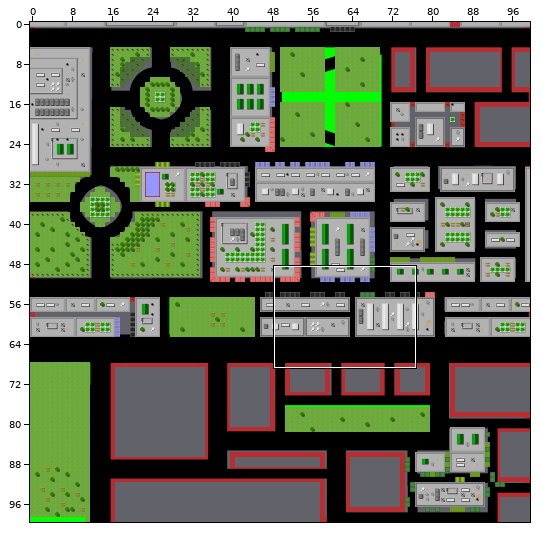
Tiled map: assets/maps/City1.tmx. The first picture is a wide view before the edit; the outline marks the close-up.
Close-up. Before:
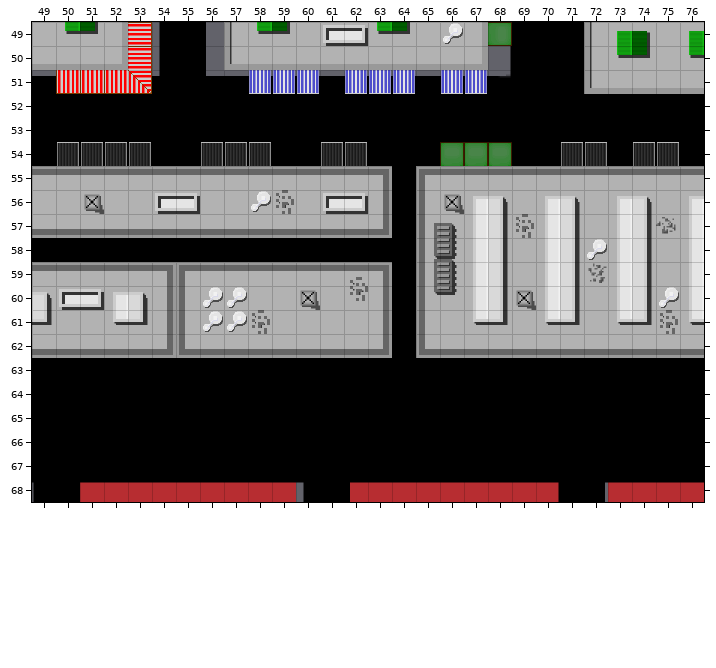
Cells are 32x32 px. Shown: x 49..76, y 49..68. The commit also changed other parts of the map, which this record leaves out. Tiles whose own drawing changed are shown in their newer look in all pictures.
The same view after the edit:
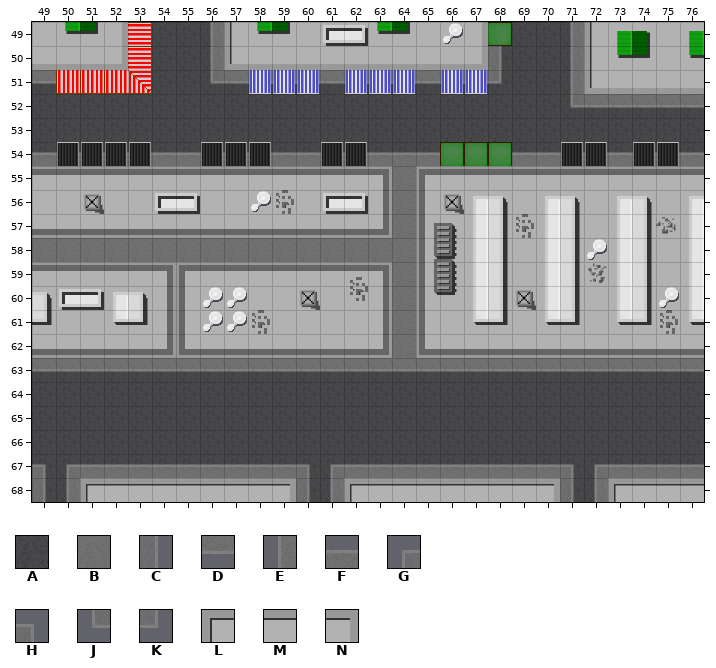
Key: from "Awnings": A 22, B 30, C 38, D 39, E 46, F 47, G 54, H 55, J 62, K 63; from "Building2": L 0, M 1, N 7.
_ is an empty cell.
Tiles of an added or newly shown layer are drawn over the layers below it.
The edit:
Layer "Background":
y 49: x 54..56 ___ -> AAA; x 69..71 ___ -> AAA
y 50: x 54..56 ___ -> AAA; x 68..71 ____ -> AAAA
y 51: x 49 _ -> A; x 54..71 __________________ -> AAAAAAAAAAAAAAAAAA
y 52..53: x 49..76 ____________________________ -> AAAAAAAAAAAAAAAAAAAAAAAAAAAA
y 54: x 49..65 _________________ -> AAAAAAAAAAAAAAAAA; x 69..76 ________ -> AAAAAAAA
y 63..67: x 49..76 ____________________________ -> AAAAAAAAAAAAAAAAAAAAAAAAAAAA
y 68: x 49..50 __ -> AA; x 60..61 __ -> AA; x 71..72 __ -> AA
Layer "Pavement" (added):
y 49: x 56 _ -> E; x 71 _ -> E
y 50: x 56 _ -> E; x 68 _ -> C; x 71 _ -> E
y 51: x 49 _ -> D; x 56..68 _____________ -> JDDDDDDDDDDDK; x 71 _ -> E
y 52: x 71..76 ______ -> JDDDDD
y 54: x 49..65 _________________ -> FFFFFFFFFFFFFFFFF; x 69..76 ________ -> FFFFFFFF
y 55..57: x 64 _ -> B
y 58: x 49..64 ________________ -> BBBBBBBBBBBBBBBB
y 59..62: x 64 _ -> B
y 63: x 49..76 ____________________________ -> DDDDDDDDDDDDDDDDDDDDDDDDDDDD
y 67: x 49..76 ____________________________ -> HGFFFFFFFFFHGFFFFFFFFFHGFFFF
y 68: x 49..50 __ -> CE; x 60..61 __ -> CE; x 71..72 __ -> CE
Layer "Buildings":
y 68: x 51..59 _________ -> LMMMMMMMN; x 62..70 _________ -> LMMMMMMMN; x 73..76 ____ -> LMMM
